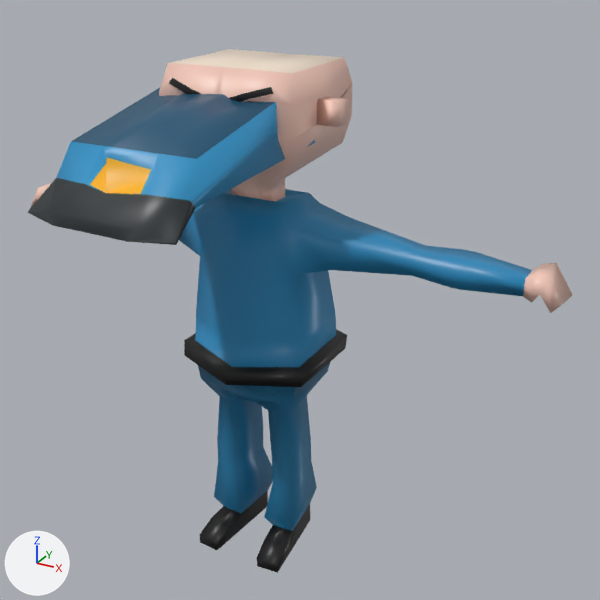
Before and after pictures for a commit that changed the FBX model Assets/Prefab/personajebaseA.fbx.
The view is the same before and after, from a 50 mm lens placed at (1.71, -2.79, 2.63), pointed at (0.23, -0.09, 1.28). Arrows for +X, +Y and +Z are at lower left; the lights stay in place. Where no turn or scale is listed for an object, it has been applied to the vertices.

Before the edit, the objects in view are built like this:
```python
me_cube = bpy.data.meshes.new('Cube')
me_cube.from_pydata(...)  # 360 vertices, 364 faces; spans x -1.25..1.25, y -0.32..0.34, z 0.01..2.2
me_cube.materials.append(mat_material)  # picture img_palette2_gradient_png
me_cube_001 = bpy.data.meshes.new('Cube.001')
me_cube_001.from_pydata(...)  # 45 vertices, 43 faces; spans x -45.3..45.3, y 304.9..352.5, z -53.4..78.5
me_cube_001.materials.append(mat_material)  # picture img_palette2_gradient_png
ob_gorro = bpy.data.objects.new('gorro', me_cube_001)
ob_gorro.location = (0.057, 0.316, -0.104)
ob_gorro.rotation_euler = (1.898, -0.0304, -0.0821)  # degrees (109, -1.7, -4.7)
ob_gorro.scale = (0.00743, 0.00664, 0.00743)
ob_police = bpy.data.objects.new('Police', me_cube)
ob_police.location = (0.0, 0.0, 0.0)
```
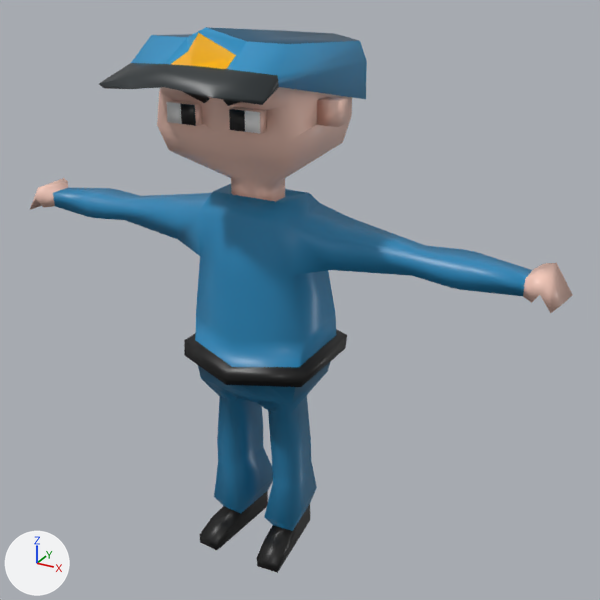
Boxes (x1, y1, x2, y2) around the edits, measured in the pictures (600 x 600 px):
```json
{"object": "gorro", "change": "moved, turned", "before": [27, 88, 315, 245], "after": [99, 27, 367, 105]}
```

Edits to the scene script, one JSON object a line:
```json
{"op": "set", "path": "ob_gorro.location", "old": "(0.057, 0.316, -0.104)", "new": "(0.0, 0.0, 0.0)"}
{"op": "set", "path": "ob_gorro.rotation_euler", "old": "(1.898, -0.0304, -0.0821)", "new": "(1.571, 0.0, 0.0)", "note": "degrees (109, -1.7, -4.7) -> degrees (90, 0, 0)"}
```
